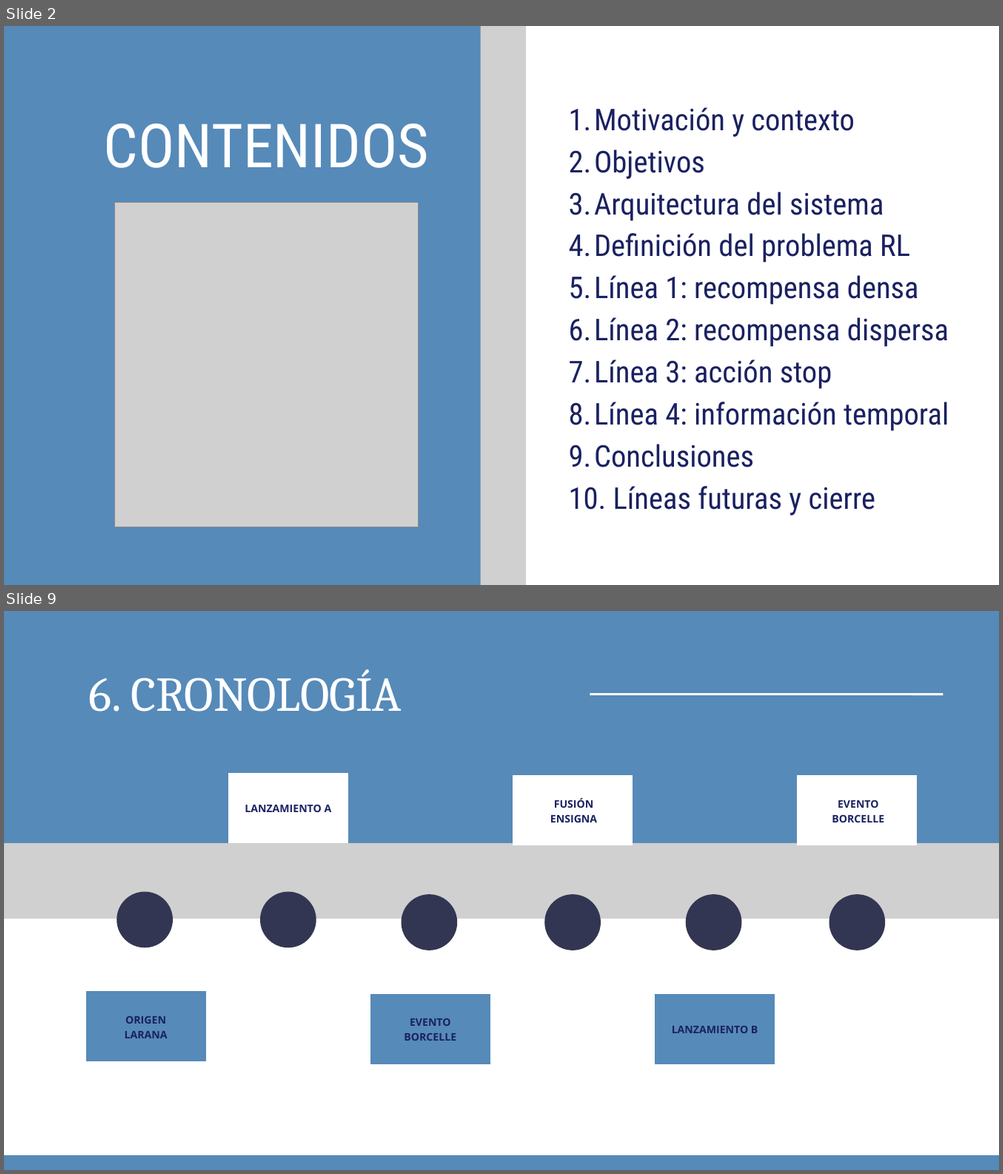
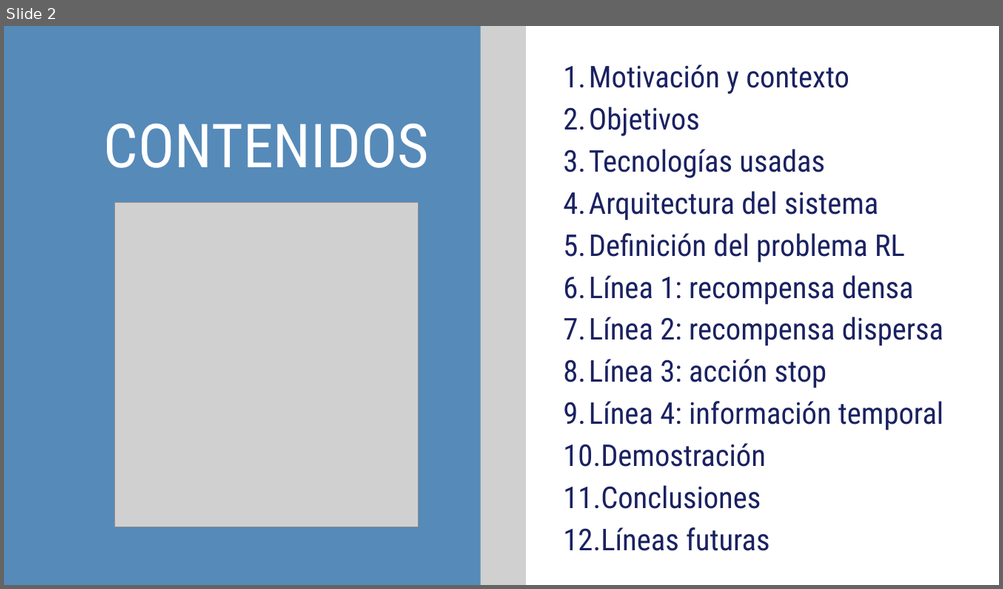
Before and after one commit to davidsolero/TFG-Coppelia-Reinforcement-Learning, a slide deck: redaccion/defensa/Presentación Trabajo Final Tesis Profesional Moderna Sencilla Azul .pptx. Shown one above the other, each under a label of ours: slides 2 and 9 before the commit, slide 2 after it; the slides between them are not shown. The pictures are 1003x1174 and 1003x589 pixels, drawn with LibreOffice and Linux fonts; fonts in the diff are those of the drawing; grey boxes stand for pictures. Boxes give left, top, right and bottom in pixels: in the first picture for what was removed or moved away, otherwise in the second. Text is boxed around its words. In the diff, an @@ line names an element or a change of style, - is before the commit and + after.

```diff
--- a/redaccion/defensa/Presentación Trabajo Final Tesis Profesional Moderna Sencilla Azul .pptx
+++ b/redaccion/defensa/Presentación Trabajo Final Tesis Profesional Moderna Sencilla Azul .pptx
@@ slide 9 removed at <box>4,611,999,1170</box>, background #568AB9 @@
@@ text removed at <box>89,669,401,712</box> @@
-6. CRONOLOGÍA
@@ line removed from (590, 695) to (943, 695) @@
@@ freeform shape removed at <box>228,772,348,843</box> @@
@@ freeform shape removed at <box>512,775,632,846</box> @@
@@ freeform shape removed at <box>797,775,916,846</box> @@
@@ text removed at <box>244,804,332,812</box> @@
-LANZAMIENTO A
@@ text removed at <box>550,798,597,823</box> @@
-FUSIÓN ENSIGNA
@@ text removed at <box>831,800,884,823</box> @@
-EVENTO BORCELLE
@@ picture removed at <box>4,843,999,938</box> @@
@@ freeform shape removed at <box>117,892,173,948</box> @@
@@ freeform shape removed at <box>260,892,316,948</box> @@
@@ freeform shape removed at <box>401,894,457,951</box> @@
@@ freeform shape removed at <box>544,894,600,951</box> @@
@@ freeform shape removed at <box>686,894,742,951</box> @@
@@ freeform shape removed at <box>828,894,885,951</box> @@
@@ freeform shape removed at <box>4,919,999,1156</box> @@
@@ freeform shape removed at <box>86,991,206,1062</box> @@
@@ freeform shape removed at <box>370,994,490,1065</box> @@
@@ freeform shape removed at <box>654,994,774,1065</box> @@
@@ text removed at <box>125,1017,168,1039</box> @@
-ORIGEN LARANA
@@ text removed at <box>404,1019,456,1041</box> @@
-EVENTO BORCELLE
@@ text removed at <box>671,1026,757,1034</box> @@
-LANZAMIENTO B
@@ slide 2 changed as well @@
@@ freeform shape at <box>525,26,999,585</box>: outline redrawn @@
@@ text "Motivación y contexto": place and size @@
-text "Motivación y contexto" at <box>569,107,948,516</box>
+text "Motivación y contexto" at <box>563,64,943,551</box>
@@ text at <box>563,149,825,178</box>: paragraph added @@
+  3. Tecnologías usadas
@@ text at <box>563,443,765,467</box>: paragraph added @@
+  10. Demostración
@@ text at <box>563,528,770,551</box>: text changed @@
-  10. Líneas futuras y cierre
+  12. Líneas futuras
```
Also in this commit, not shown: 6 other slides changed, 12 slides added, 7 other slides removed.
